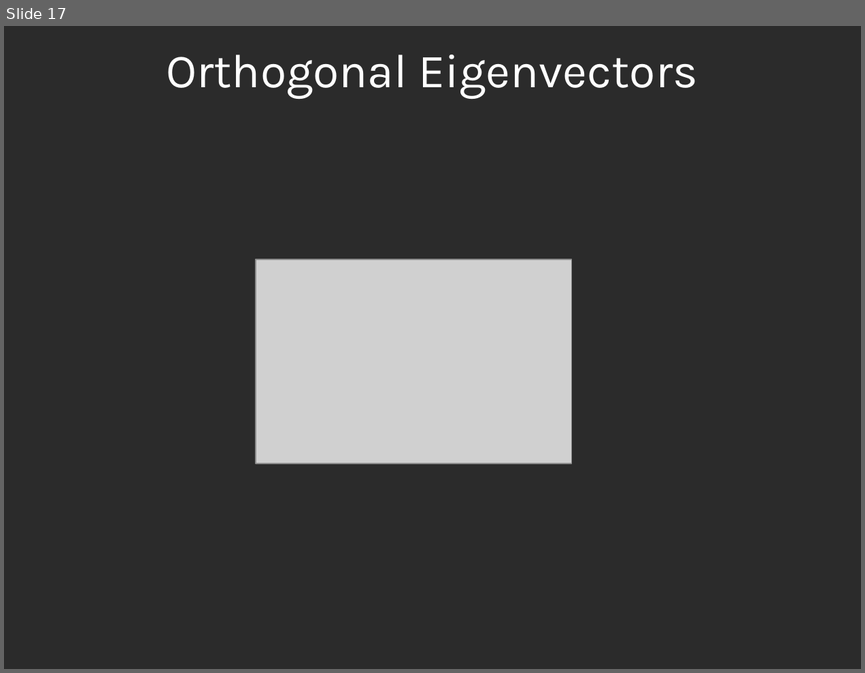
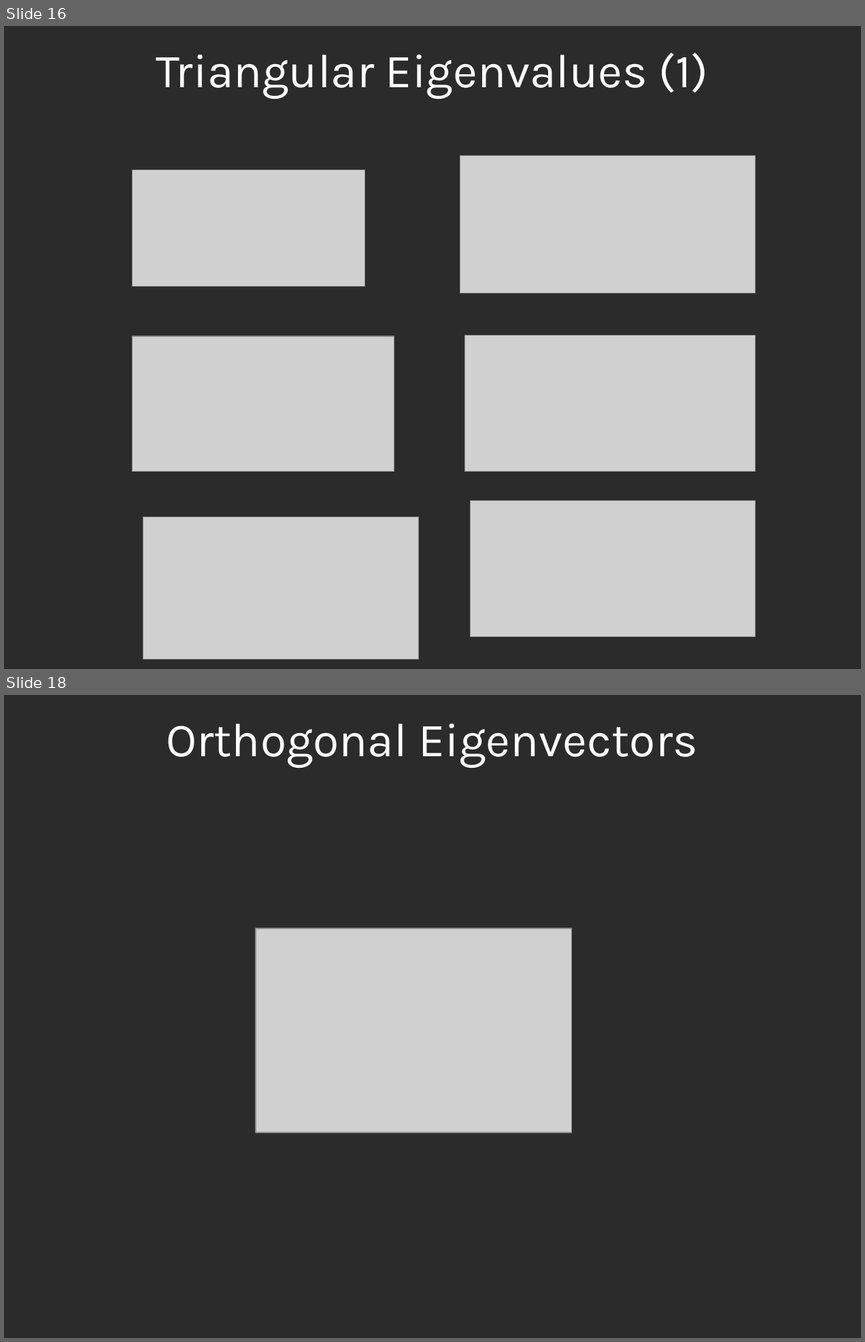
Before and after one commit to spiveeworks/treeshapes, a slide deck: presentation.odp. Shown one above the other, each under a label of ours: slide 17 before the commit, slides 16 and 18 after it; the slides between them are not shown. The pictures are 865x673 and 865x1342 pixels, drawn with LibreOffice and Linux fonts; fonts in the diff are those of the drawing; grey boxes stand for pictures; background and template pictures are left out; a plain dark background stands for a picture behind light text. Boxes give left, top, right and bottom in pixels: in the first picture for what was removed or moved away, otherwise in the second. Text is boxed around its words. In the diff, an @@ line names an element or a change of style, - is before the commit and + after.

```diff
--- a/presentation.odp
+++ b/presentation.odp
@@ slide 16 added at [4,26,861,669], background picture (left out) @@
@@ title added at [156,53,708,99], 44 pt, text #FFFFFF @@
+Triangular Eigenvalues (1)
@@ picture added at [460,156,756,293] @@
@@ picture added at [133,170,365,286] @@
@@ picture added at [133,336,394,471] @@
@@ picture added at [465,335,756,471] @@
@@ picture added at [470,501,755,637] @@
@@ picture added at [143,516,419,659] @@
@@ what was slide 17 is now slide 18 @@
```
Also in this commit, not shown: 8 slides changed, 1 other slide added, 1 slide removed.
